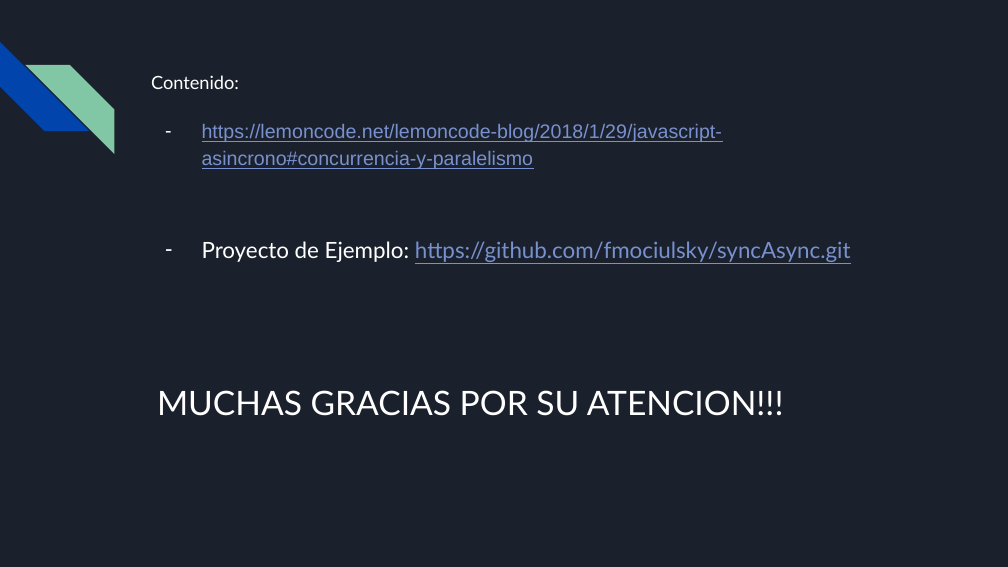
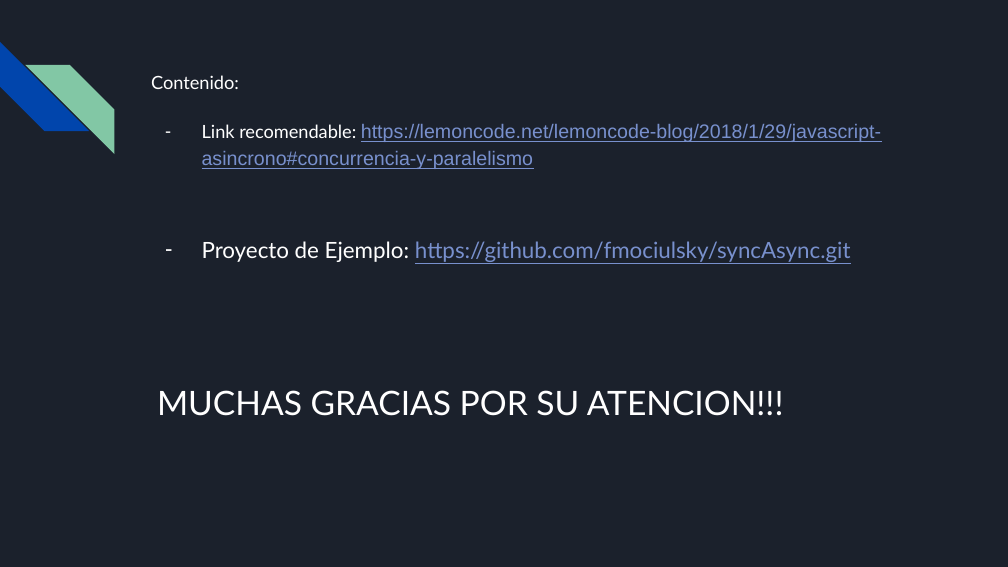
Before and after one commit to fmociulsky/syncAsync, a slide deck: slide 5 of Sincronismo Vs Asincronismo.pptx. Drawn at 1008x567 pixels with LibreOffice and Linux fonts; fonts in the diff are those of the drawing. Boxes give left, top, right and bottom in pixels: in the first picture for what was removed or moved away, otherwise in the second. Text is boxed around its words. In the diff, an @@ line names an element or a change of style, - is before the commit and + after.

```diff
--- a/Sincronismo Vs Asincronismo.pptx
+++ b/Sincronismo Vs Asincronismo.pptx
@@ text at [202,124,881,169]: text changed @@
-– https://lemoncode.net/lemoncode-blog/2018/1/29/javascript-asincrono#concurrencia-y-paralelismo
+– Link recomendable: https://lemoncode.net/lemoncode-blog/2018/1/29/javascript-asincrono#concurrencia-y-paralelismo
```
Also in this commit, not shown: 3 other slides changed.
